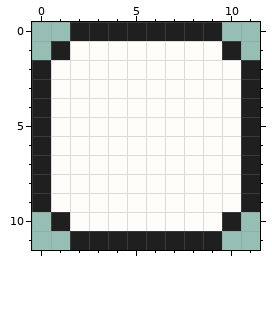
Edited in one commit: pixel-art file (assets/sprites/btn-ghost.aseprite). Above is the file before it was changed.
12x12 pixels, 1 frame. Colours within 5 levels of each other are drawn and written as one.
After:
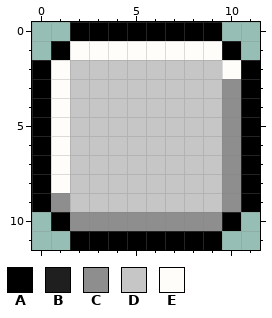
Palette (. is transparent): A #000000  B #1f1f1f  C #8e8e8e  D #c6c6c6  E #fffdfa
The exact change:
Changed rows in their new state; - is an unchanged pixel.
first column x 0:
 0 --AAAAAAAA--
 1 -A--------A-
 2 A-DDDDDDDD-A
 3 A-DDDDDDDDCA
 4 A-DDDDDDDDCA
 5 A-DDDDDDDDCA
 6 A-DDDDDDDDCA
 7 A-DDDDDDDDCA
 8 A-DDDDDDDDCA
 9 ACDDDDDDDDCA
10 -ACCCCCCCCA-
11 --AAAAAAAA--
